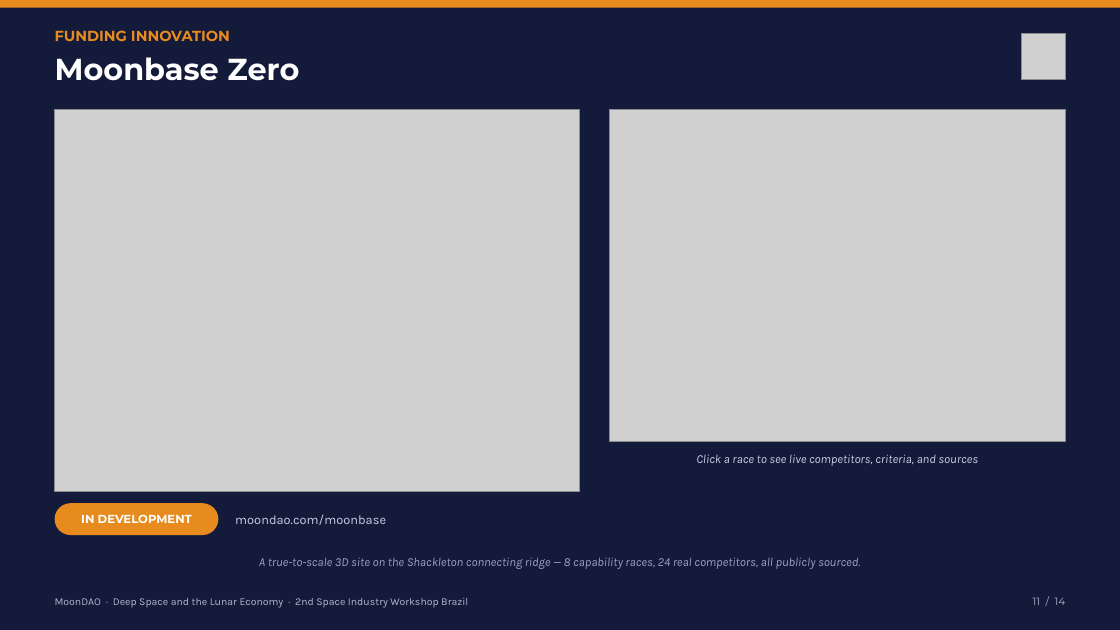
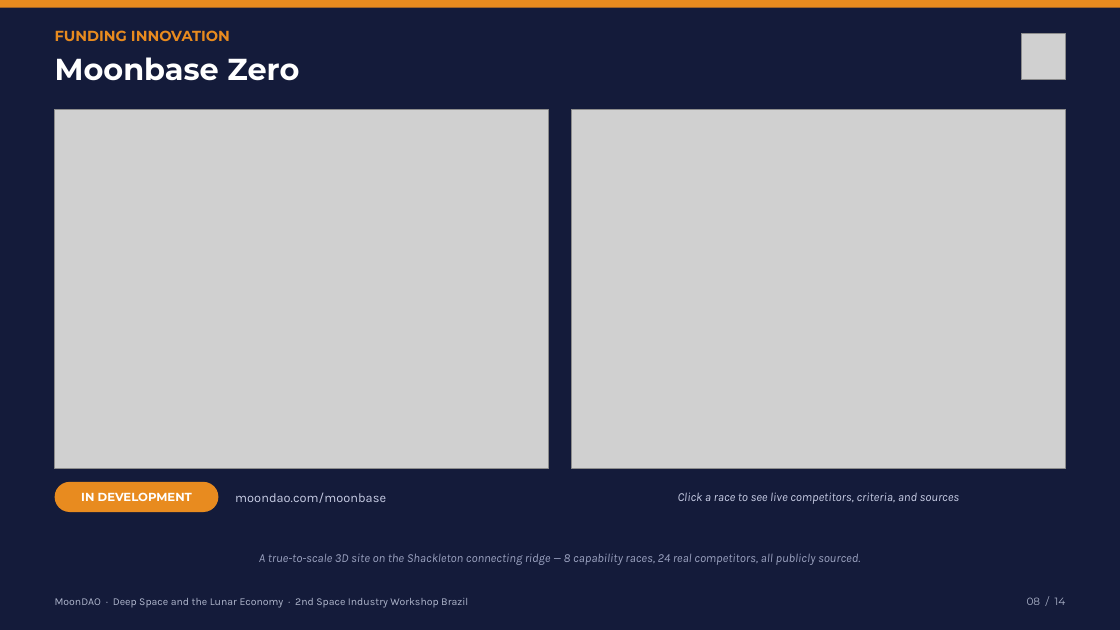
Before and after one commit to Official-MoonDao/MoonDAO, a slide deck: slide 8 of presentations/rio-innovation-week-2026/dist/MoonDAO_Rio_Innovation_Week.pptx (slide 11 before the commit). Drawn at 1120x630 pixels with LibreOffice and Linux fonts; fonts in the diff are those of the drawing; grey boxes stand for pictures. Boxes give left, top, right and bottom in pixels: in the first picture for what was removed or moved away, otherwise in the second. Text is boxed around its words. In the diff, an @@ line names an element or a change of style, - is before the commit and + after.

```diff
--- a/presentations/rio-innovation-week-2026/dist/MoonDAO_Rio_Innovation_Week.pptx
+++ b/presentations/rio-innovation-week-2026/dist/MoonDAO_Rio_Innovation_Week.pptx
@@ picture: place and size @@
-picture at <box>55,109,580,492</box>
+picture at <box>55,109,549,469</box>
@@ picture: place and size @@
-picture at <box>609,109,1065,441</box>
+picture at <box>572,109,1066,469</box>
@@ 2 texts, 1 rounded rectangle: place and size @@
-2 texts, 1 rounded rectangle at <box>55,503,386,535</box>
+2 texts, 1 rounded rectangle at <box>55,482,386,513</box>
@@ text "Click a race to see ...": place and size @@
-text "Click a race to see ..." at <box>696,454,978,466</box>
+text "Click a race to see ..." at <box>678,492,960,504</box>
@@ text "Click a race to see ..." at <box>678,492,960,504</box>: vertical alignment top to middle @@
@@ text "A true-to-scale 3D site on ...": place and size @@
-text "A true-to-scale 3D site on ..." at <box>259,558,860,569</box>
+text "A true-to-scale 3D site on ..." at <box>259,554,860,565</box>
@@ text at <box>1027,597,1066,605</box>: text changed @@
-11 / 14
+08 / 14
```
Also in this commit, not shown: 8 other slides changed, 4 other files.
